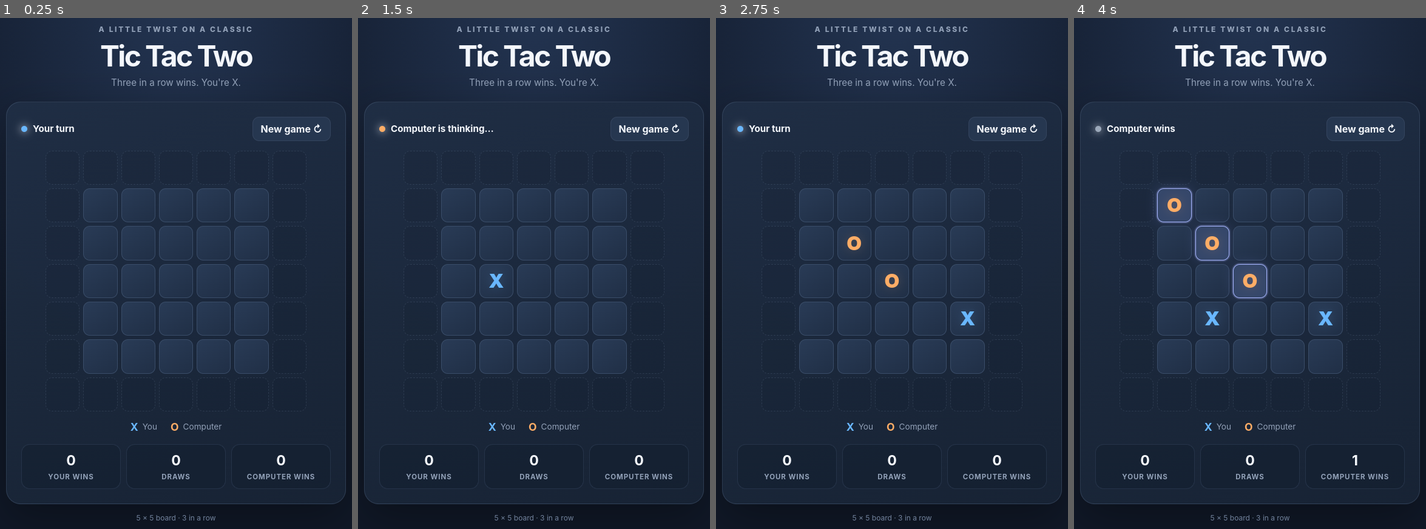
Above: before the commit, frames 1-4 (left to right).
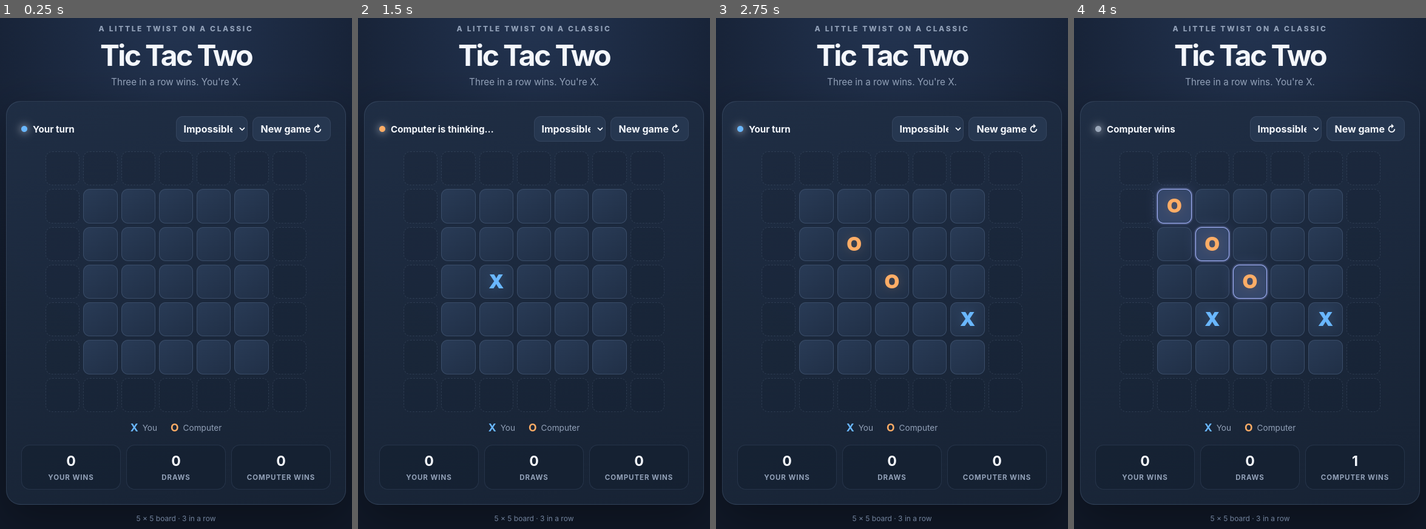
Above: after the commit, the same moments.

Repository: pickles315/tictactwo
Game: browser game, page index.html
Same seed, same stepped clock (60 frames per second), same inputs: the game is played once before the commit and once after it.
Inputs:
- Up to frame 1 (0.25 s): no input
- Up to frame 2 (1.5 s): click "New game ↻" at 0.27 s; click "Row 3, column 2: empty" at 1.27 s
- Up to frame 3 (2.75 s): click "Row 1, column 5: empty" at 1.87 s; click "New game ↻" at 2.02 s; click "Row 4, column 5: empty" at 2.47 s
- Up to frame 4 (4 s): click "Row 4, column 2: empty" at 3.07 s

The runs differ from the first frame. In frame 1, 2.1% of the frame differs, in the area x 2-98%, y 1-99%; in frame 2, 2.2%; in frame 3, 2.2%; in frame 4, 2.5%.

Commit message:
Add stronger alpha-beta Tic Tac Two AI and difficulty levels

Diff:
--- a/index.html
+++ b/index.html
@@ -7,14 +7,14 @@
 <title>Tic Tac Two</title>
 <style>
 :root{color-scheme:dark;--bg:#101827;--panel:#192437;--line:#34445e;--muted:#91a0b7;--text:#f4f7fc;--blue:#69b7ff;--orange:#ffad66}
-*{box-sizing:border-box}body{margin:0;min-height:100vh;backg …(1062 unchanged characters)… background:#9ca9bb}button{font:inherit}.reset{border:1px solid var(--line);backg …(2089 unchanged characters)…
+*{box-sizing:border-box}body{margin:0;min-height:100vh;backg …(1062 unchanged characters)… background:#9ca9bb}button{font:inherit}.actions{display:flex;align-items:center;gap:8px}.actions select{max-width:118px;border:1px solid var(--line);background:#263750;color:var(--text);padding:9px 8px;border-radius:11px;font:inherit;font-weight:700}.reset{border:1px solid var(--line);backg …(2089 unchanged characters)…
 </style>
 </head>
 <body>
 <main>
 <header><div class="eyebrow">A little twist on a classic</div><h1>Tic Tac Two</h1><p class="subtitle">Three in a row wins. You're X.</p></header>
 <section class="panel" aria-label="Tic Tac Two game">
-<div class="topline"><div class="turn" id="turn"><i class="dot"></i><span id="status" aria-live="polite">Your turn</span></div><button class="reset" id="newGame" type="button">New game ↻</button></div>
+<div class="topline"><div class="turn" id="turn"><i class="dot"></i><span id="status" aria-live="polite">Your turn</span></div><div class="actions"><select id="difficulty" aria-label="Difficulty"><option value="easy">Easy</option><option value="hard">Hard</option><option value="impossible" selected>Impossible</option></select><button class="reset" id="newGame" type="button">New game ↻</button></div></div>
 <div class="board-wrap"><div class="board" id="board" role="grid" aria-label="Game board"></div></div>
 <div class="legend"><span><b class="xmark">X</b> You</span><span><b class="omark">O</b> Computer</span></div>
 <div class="scores"><div class="score"><strong id="xWins">0</strong><span>Your wins</span></div><div class="score"><strong id="draws">0</strong><span>Draws</span></div><div class="score"><strong id="oWins">0</strong><span>Computer wins</span></div></div>
@@ -31,8 +31,13 @@
 function findWin(state,mark){for(const line of lines)if(line.every(i=>state[i]===mark))return line;return null;}
 function emptyInterior(state){const a=[];for(let r=MIN;r<=MAX;r++)for(let c=MIN;c<=MAX;c++){const i=index(r,c);if(!state[i])a.push(i);}return a;}
 function perimeterEmpty(state){const a=[];for(let r=0;r<SIZE;r++)for(let c=0;c<SIZE;c++)if(!inside(r,c)){const i=index(r,c);if(!state[i])a.push(i);}return a;}
-function scoreMove(state,move){const next=state.slice();next[move]="O";let score=0;for(const line of lines){if(!line.includes(move))continue;const o=line.filter(i=>next[i]==="O").length,x=line.filter(i=>next[i]==="X").length;if(x===0)score+=o===3?100000:o===2?90:o===1?12:0;if(o===0)score+=x===2?65:x===1?7:0;}const r=Math.floor(move/SIZE),c=move%SIZE;if(r===3&&c===3)score+=8;else if(r>=2&&r<=4&&c>=2&&c<=4)score+=3;return score;}
-function chooseComputerMove(){for(const i of [...emptyInterior(cells),...perimeterEmpty(cells)]){const test=cells.slice();test[i]="O";if(findWin(test,"O"))return i;}for(const i of emptyInterior(cells)){const test=cells.slice();test[i]="X";if(findWin(test,"X"))return i;}const moves=emptyInterior(cells);if(!moves.length)return -1;let best=moves[0],bestScore=-Infinity;for(const i of moves){const score=scoreMove(cells,i);if(score>bestScore){bestScore=score;best=i;}}return best;}
+const difficultyEl=document.getElementById("difficulty");
+function winningMoves(state,mark){const found=[];for(const i of emptyInterior(state)){state[i]=mark;const win=!!findWin(state,mark);state[i]="";if(win)found.push(i);}return found;}
+function candidateMoves(state){const empty=emptyInterior(state);if(empty.length<=8)return empty;const near=new Set();for(const i of empty){const r=Math.floor(i/SIZE),c=i%SIZE;let close=false;for(let dr=-1;dr<=1&&!close;dr++)for(let dc=-1;dc<=1;dc++){const rr=r+dr,cc=c+dc;if(inside(rr,cc)&&state[index(rr,cc)]){close=true;break;}}if(close)near.add(i);}if(!near.size)near.add(index(3,3));return [...near];}
+function evaluate(state){const winsO=winningMoves(state,"O").length,winsX=winningMoves(state,"X").length;if(winsO)return 900000+winsO*1000;if(winsX)return -950000-winsX*1000;let total=0;for(const line of lines){let o=0,x=0;for(const i of line){if(state[i]==="O")o++;else if(state[i]==="X")x++;}if(o&&x)continue;if(o)total+=o===2?150:o===1?12:0;else if(x)total-=x===2?180:x===1?14:0;}return total;}
+function orderedMoves(state,mark){return candidateMoves(state).map(i=>{state[i]=mark;let score=evaluate(state);state[i]="";return {i,score:mark==="O"?score:-score};}).sort((a,b)=>b.score-a.score).map(x=>x.i);}
+function search(state,depth,alpha,beta,turn){const winO=findWin(state,"O"),winX=findWin(state,"X");if(winO)return 100000+depth;if(winX)return -100000-depth;if(depth===0||!emptyInterior(state).length)return evaluate(state);const moves=orderedMoves(state,turn).slice(0,depth>=3?10:12);if(!moves.length)return evaluate(state);if(turn==="O"){let best=-Infinity;for(const i of moves){state[i]="O";const value=search(state,depth-1,alpha,beta,"X");state[i]="";best=Math.max(best,value);alpha=Math.max(alpha,best);if(beta<=alpha)break;}return best;}let best=Infinity;for(const i of moves){state[i]="X";const value=search(state,depth-1,alpha,beta,"O");state[i]="";best=Math.min(best,value);beta=Math.min(beta,best);if(beta<=alpha)break;}return best;}
+function chooseComputerMove(){const moves=emptyInterior(cells);if(!moves.length)return -1;const wins=winningMoves(cells,"O");if(wins.length)return wins[0];const threats=winningMoves(cells,"X");if(threats.length===1)return threats[0];if(difficultyEl.value==="easy"){const choices=candidateMoves(cells);return choices[Math.floor(Math.random()*choices.length)]??moves[0];}const depth=difficultyEl.value==="hard"?2:4;const ranked=orderedMoves(cells,"O");let best=ranked[0],bestScore=-Infinity,alpha=-Infinity;for(const i of ranked.slice(0,12)){cells[i]="O";const score=search(cells,depth-1,alpha,Infinity,"X");cells[i]="";if(score>bestScore){bestScore=score;best=i;}alpha=Math.max(alpha,bestScore);}return best;}
 function render(){boardEl.innerHTML="";for(let r=0;r<SIZE;r++)for(let c=0;c<SIZE;c++){const i=index(r,c),mark=cells[i], …(556 unchanged characters)…
 function setStatus(message,mark){statusEl.textContent=message;turnEl.className="turn"+(mark==="O"?" o":finished?" done":"");}
 function endGame(winner,line){finished=true;winningLine=line||[];if(winner==="X"){scores.X++;setStatus("You win!");}else if(winner==="O"){scores.O++;setStatus("Computer wins");}else{scores.D++;setStatus("It's a draw");}render();}
